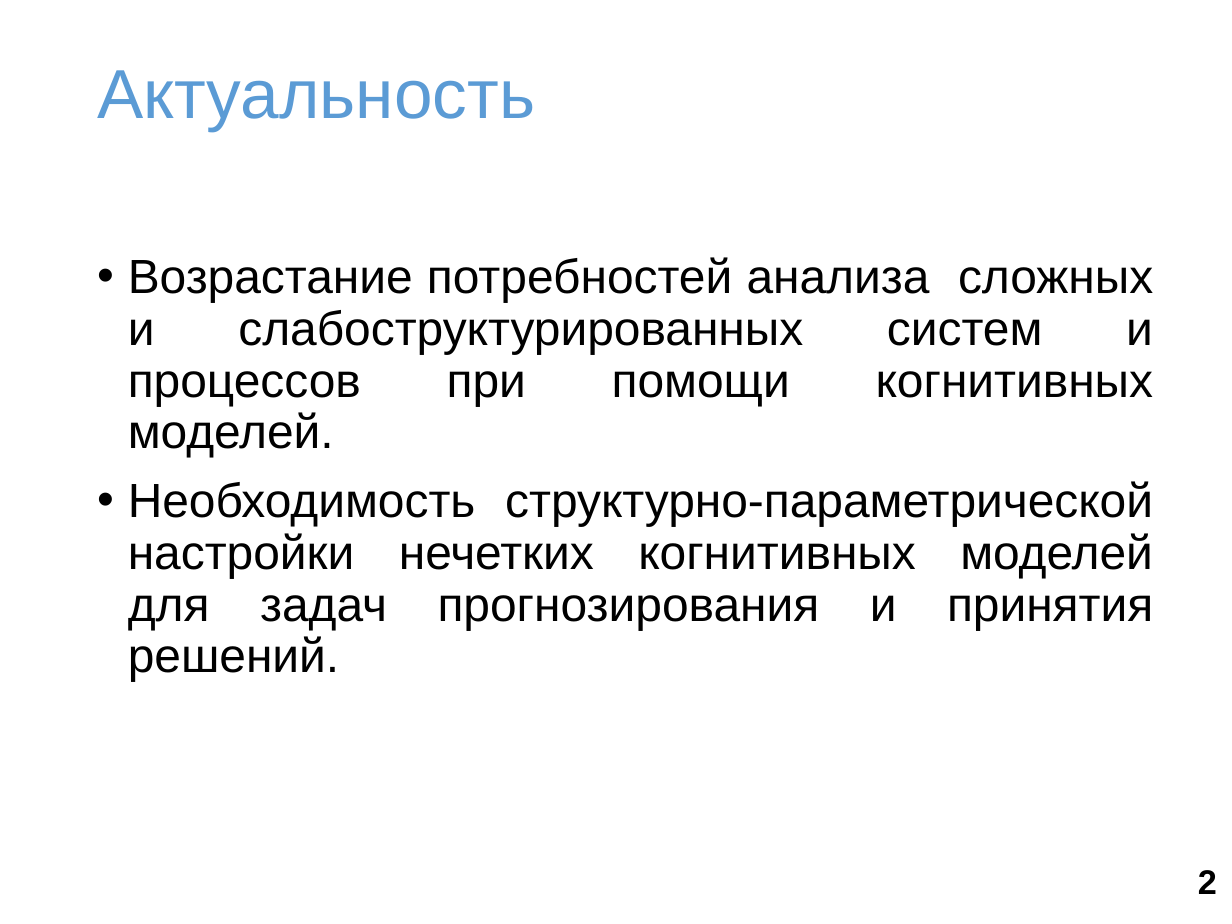
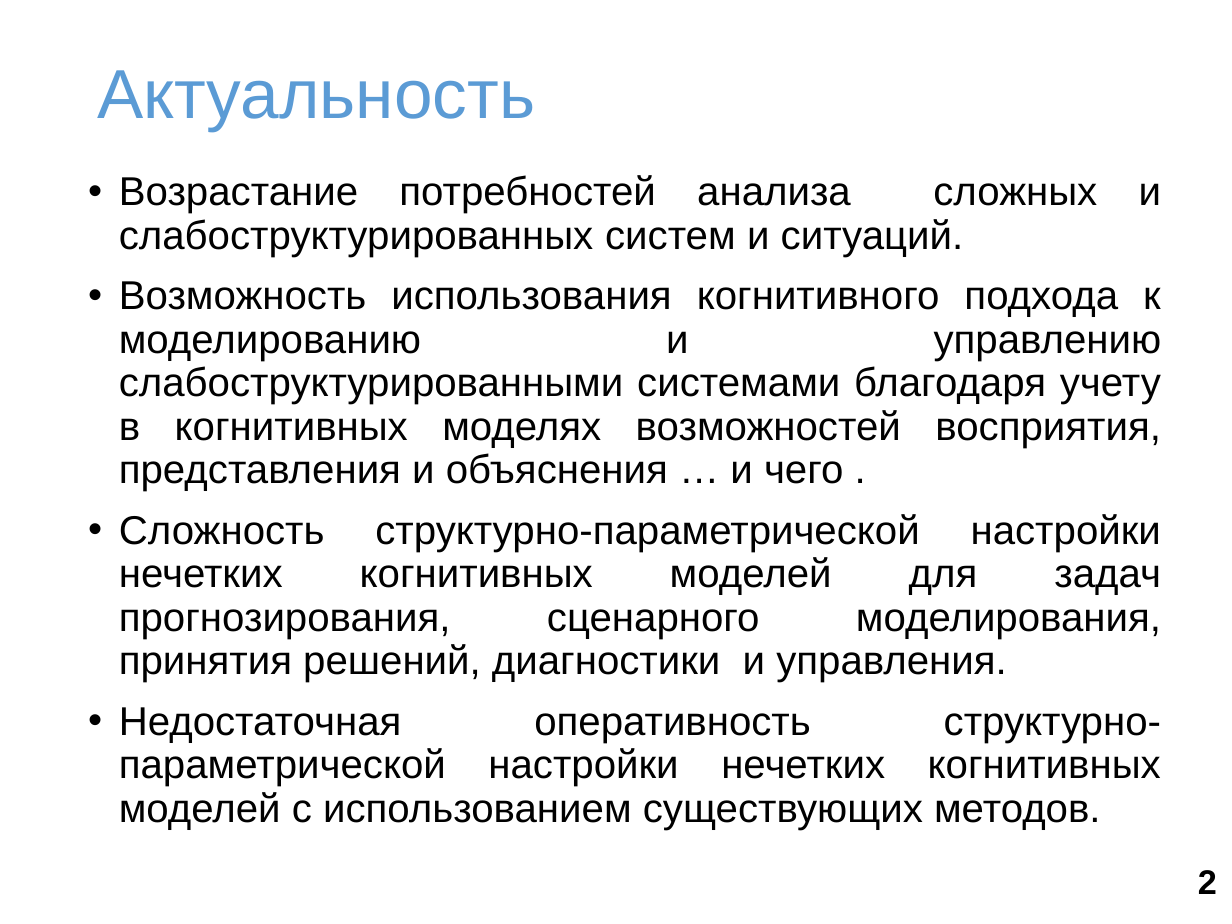
Before and after one commit to SquakR/fuzzy_cognitive_model, a slide deck: slide 2 of docs/presentation.pptx. Drawn at 1232x924 pixels with LibreOffice and Linux fonts; fonts in the diff are those of the drawing; background and template pictures are left out. Boxes give left, top, right and bottom in pixels: in the first picture for what was removed or moved away, otherwise in the second. Text is boxed around its words. In the diff, an @@ line names an element or a change of style, - is before the commit and + after.

```diff
--- a/docs/presentation.pptx
+++ b/docs/presentation.pptx
@@ text at <box>119,175,1162,830</box>: text changed; size 28 to 23.5 pt @@
-• Возрастание потребностей анализа сложных и слабоструктурированных систем и процессов при помощи когнитивных моделей.
-• Необходимость структурно-параметрической настройки нечетких когнитивных моделей для задач прогнозирования и принятия решений.
+• Возрастание потребностей анализа сложных и слабоструктурированных систем и ситуаций.
+• Возможность использования когнитивного подхода к моделированию и управлению слабоструктурированными системами благодаря учету в когнитивных моделях возможностей восприятия, представления и объяснения … и чего .
+• Сложность структурно-параметрической настройки нечетких когнитивных моделей для задач прогнозирования, сценарного моделирования, принятия решений, диагностики и управления.
+• Недостаточная оперативность структурно-параметрической настройки нечетких когнитивных моделей с использованием существующих методов.
```
Also in this commit, not shown: 3 other slides changed, 3 slides added, 2 slides removed.
